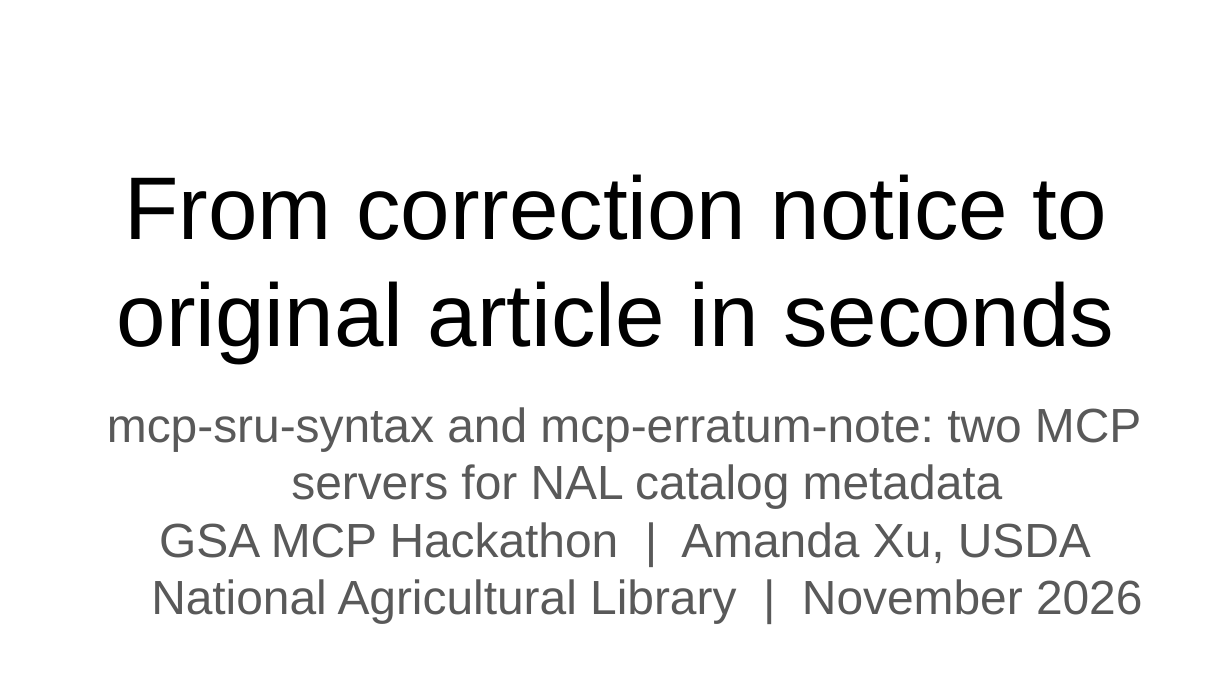
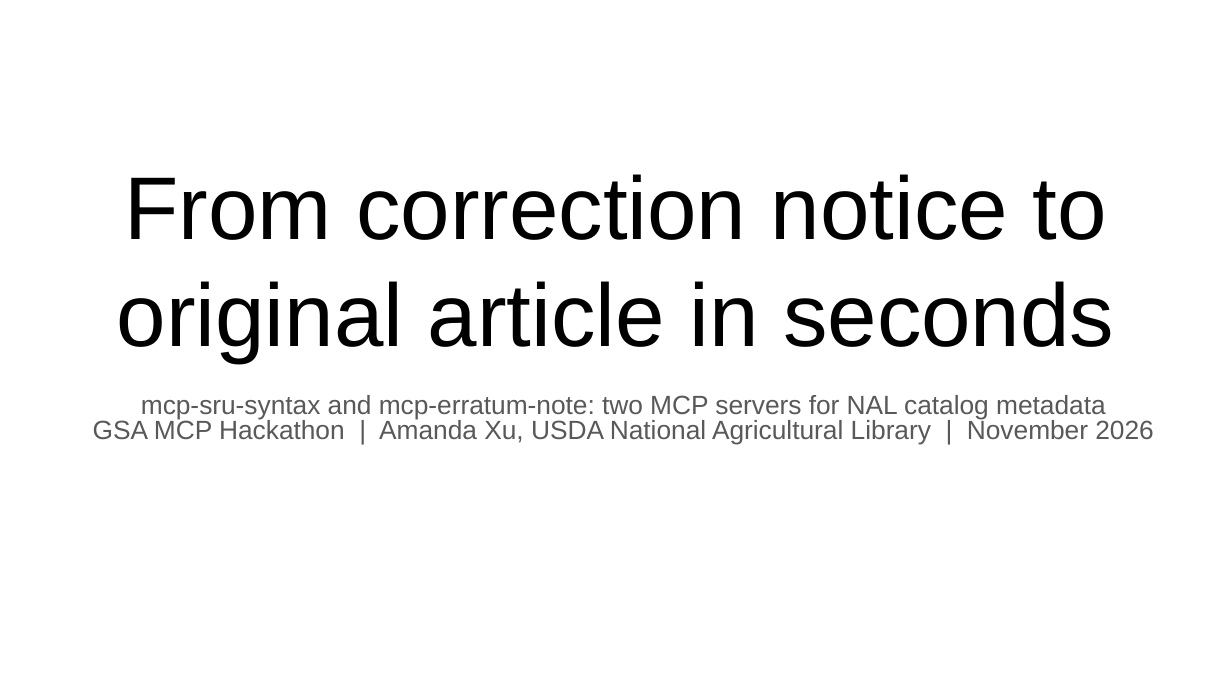
Before and after one commit to AmandaZXu-USDA/mcp-hackathon-demo-sru, a slide deck: slide 1 of submission/GSA-MCP-Hackathon-NAL-mcp-sru-syntax-and-erratum-note.pptx. Drawn at 1232x693 pixels with LibreOffice and Linux fonts; fonts in the diff are those of the drawing. Boxes give left, top, right and bottom in pixels: in the first picture for what was removed or moved away, otherwise in the second. Text is boxed around its words. In the diff, an @@ line names an element or a change of style, - is before the commit and + after.

```diff
--- a/submission/GSA-MCP-Hackathon-NAL-mcp-sru-syntax-and-erratum-note.pptx
+++ b/submission/GSA-MCP-Hackathon-NAL-mcp-sru-syntax-and-erratum-note.pptx
@@ subtitle "mcp-sru-syntax and mcp-erratum-note: two MCP ..." at [93,395,1153,445]: size 28 to 15.4 pt; line spacing 1 to 0.8 @@
```
Also in this commit, not shown: 6 other slides changed.
